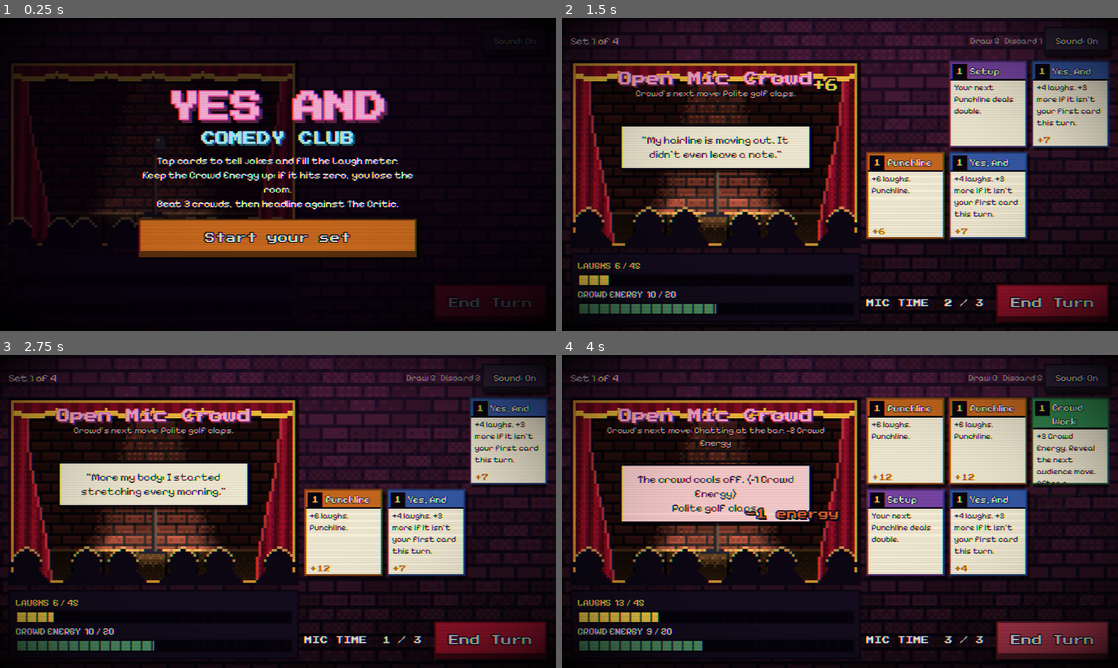
Above: before the commit, frames 1-4 (two rows, left to right).
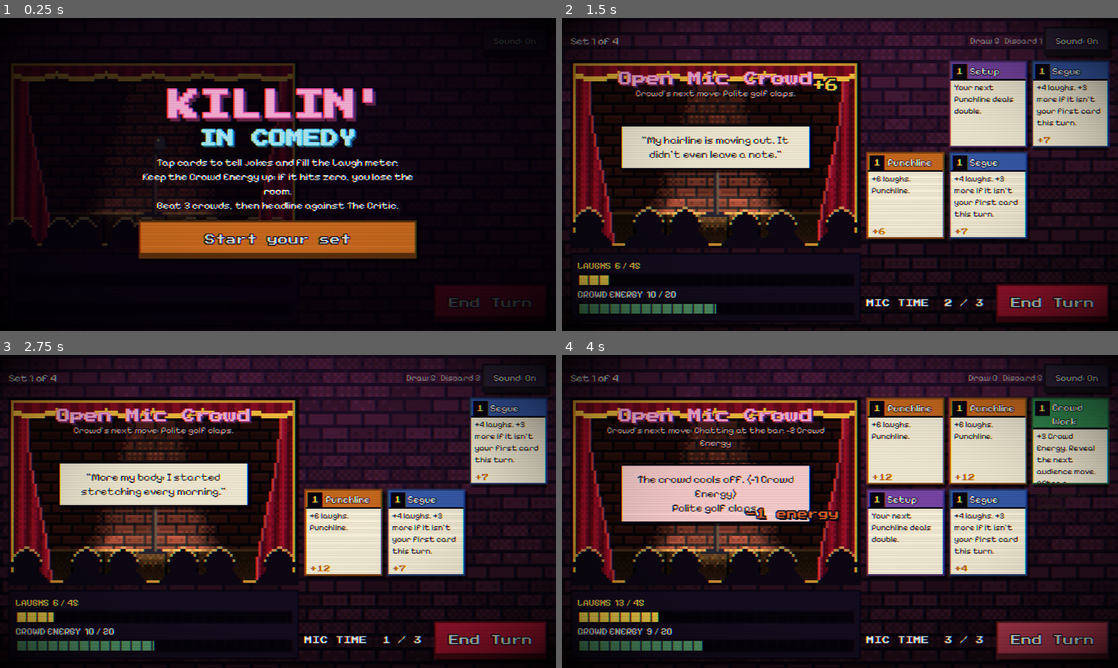
Above: after the commit, the same moments.

Repository: humble-house-studios/killin-in-comedy
Game: Godot game, scene res://scenes/main.tscn
The game is run twice, just before and just after one commit, with the same random seed, the same clock (stepped at 60 frames per second) and the same inputs.
Inputs (mouse positions are in pixels of both pictures, inside the frame that each line leads up to):
- Up to frame 1 (0.25 s): no input
- Up to frame 2 (1.5 s): click "Start your set" at 0.5 s; click (906, 105) at 1.27 s
- Up to frame 3 (2.75 s): click (428, 442) at 2.02 s
- Up to frame 4 (4 s): click (1067, 442) at 2.77 s; click "End Turn" at 3.5 s

The runs differ from the first frame. In frame 1, 8.7% of the frame differs, in the area x 24-75%, y 22-77%; in frame 2, 0.3%; in frame 3, 0.3%; in frame 4, 0.1%.

Commit message:
Rename to Killin' in Comedy; swap improv cards for stand-up (Segue, Check the Set List)

Diff:
--- a/data/cards/heighten.tres
+++ b/data/cards/segue.tres
@@ -1,19 +1,19 @@
 [gd_resource type="Resource" script_class="CardData" load_steps=2 format=3]
 
-[ext_resource type="Script" path="res://engine/card_data.gd" id="1_nb46r"]
+[ext_resource type="Script" path="res://engine/card_data.gd" id="1_qti4e"]
 
 [resource]
-script = ExtResource("1_nb46r")
-id = "heighten"
-title = "Heighten"
+script = ExtResource("1_qti4e")
+id = "segue"
+title = "Segue"
 cost = 1
-rules = "+2 laughs for each card played earlier this turn."
-line = "And it gets WORSE."
-laughs = 0
+rules = "+4 laughs. +3 more if it isn't your first card this turn."
+line = "Which reminds me..."
+laughs = 4
 combo_after = 1
-combo_bonus = 0
+combo_bonus = 3
 laughs_per_card_this_set = 0
-laughs_per_card_this_turn = 2
+laughs_per_card_this_turn = 0
 crowd_energy = 0
 mic_gain = 0
 draw = 0
--- a/data/cards/scene_partner.tres
+++ b/data/cards/set_list.tres
@@ -4,11 +4,11 @@
 
 [resource]
 script = ExtResource("1_0ou2i")
-id = "scene_partner"
-title = "Scene Partner"
+id = "set_list"
+title = "Check the Set List"
 cost = 0
 rules = "Draw 2 cards."
-line = "Give me a suggestion!"
+line = "*glances at set list*"
 laughs = 0
 combo_after = 1
 combo_bonus = 0
--- a/data/jokes.gd
+++ b/data/jokes.gd
@@ -395,37 +395,27 @@
 		"Okay, let's go! Nobody move, you're making the exit signs nervous.",
 		"Good evening! Please silence your phones. Or your opinions.",
 	],
-	"yes_and": [
-		"Yes! And the dog is running for mayor now.",
-		"Yes! And that's when the lasagna got involved.",
-		"Yes, and I'd do it again, Your Honor.",
-		"Yes! And somehow it gets weirder.",
-		"Yes, and THEN the mime started talking.",
-		"Yes! And my mom was there. Front row.",
-		"Yes, and that's why I'm banned from the bulk store.",
-		"Yes! And the goat had a lawyer.",
-		"Yes, and the whole time I was in a banana costume.",
-		"Yes! And nobody asked how the horse got upstairs.",
-		"Yes, and that was the GOOD part!",
-		"Yes! And then the pilot said 'hold my coffee.'",
-		"Yes, and I still have the receipt.",
-		"Yes! And then everybody clapped. In a drive-through.",
-		"Yes, and that's how I got a black belt. In karaoke.",
-		"Yes! And that's when the clown got involved.",
-		"Yes, and the sandwich was fully sentient.",
-		"Yes! And I paid for it with a gift card.",
-		"Yes, and the janitor had been right the whole time.",
-		"Yes! And that's the last time I trust a parrot.",
-		"Yes, and somehow there was a goat. Again.",
-		"Yes! And my lawyer said 'don't say that out loud.'",
-		"Yes, and then it started raining soup.",
-		"Yes! And the mayor was there. In a robe.",
-		"Yes, and that's how I joined the circus.",
-		"Yes! And the bartender knew my name. Mostly my last one.",
-		"Yes, and the horse was the designated driver.",
-		"Yes! And nobody questioned the giant spoon.",
-		"Yes, and that's why I owe a man a canoe.",
-		"Yes! And then we all agreed never to speak of it.",
+	"segue": [
+		"Which reminds me...",
+		"Speaking of which—",
+		"And that's not even the weird part.",
+		"Okay, so get this.",
+		"That's nothing. Wait till you hear this.",
+		"And THEN it gets worse.",
+		"Which brings me to my next point.",
+		"Funny you should laugh, because...",
+		"Now here's the thing.",
+		"And you'd think that's the end of it.",
+		"Hold on, it keeps going.",
+		"Let me paint you a picture.",
+		"So naturally I made it worse.",
+		"And I'm the reasonable one in this story.",
+		"True story, by the way.",
+		"And nobody stopped me. Nobody.",
+		"Here's where I made my mistake.",
+		"Long story short—actually, no, let me make it longer.",
+		"And my mom thought that was a good idea.",
+		"Anyway, that's how I got banned from the bulk store.",
 	],
 	"pause_for_effect": [
 		"...",
@@ -457,15 +447,15 @@
 		"*gulps water like it's a medal*",
 		"Okay. Deep breath. I got this. Maybe.",
 	],
-	"scene_partner": [
-		"Give me a suggestion!",
-		"Somebody shout a location!",
-		"I need a job title! ...Dentist? Great.",
-		"Who wants to be in a scene with me?",
-		"Give me a hobby! ...Taxidermy? Of course.",
-		"Somebody shout a food! ...Lasagna! The people have spoken.",
-		"I need a relationship! ...Grandma? Okay!",
-		"Quick, give me a weird job!",
+	"set_list": [
+		"*glances at set list*",
+		"*checks the notes on my hand*",
+		"Let me see what's next... oh, this one's good.",
+		"*squints at the set list taped to the stool*",
+		"Where was I? Right, right.",
+		"*sips water, checks notes*",
+		"Okay, I wrote something here... ah.",
+		"I had a whole bit here. Hang on.",
 	],
 	"heighten": [
 		"And it gets WORSE.",
@@ -562,15 +552,15 @@
 ## Lines for cards played while a joke is live.
 ## {topic} / {Topic} is what that joke was about, so the whole turn hangs together.
 const TOPIC_LINES := {
-	"yes_and": [
-		"Yes! And {topic} got involved at the worst time.",
-		"Yes, and that's exactly what {topic} would say.",
-		"Yes! And {topic} somehow made it worse.",
-		"Yes, and I blame {topic}.",
-		"Yes! And somehow {topic} got involved.",
-		"Yes, and {topic} had a lawyer.",
-		"Yes! And {topic} never forgave me.",
-		"after|Yes, and {topic} got everybody to clap.",
+	"segue": [
+		"Speaking of {topic}...",
+		"And that's not even the worst thing about {topic}.",
+		"Which reminds me—{topic} again.",
+		"And of course {topic} made it worse.",
+		"Here's the thing about {topic}.",
+		"I blame {topic}. Legally.",
+		"And {topic} never forgave me.",
+		"after|And you'd think I'd learn from {topic}.",
 	],
 	"heighten": [
 		"And then {topic} got involved.",
@@ -644,10 +634,10 @@
 		"*drops mic* And that's on {topic}.",
 		"*drops mic* {Topic}, out.",
 	],
-	"scene_partner": [
-		"Give me a suggestion! ...Okay, but make it about {topic}.",
-		"Somebody shout a location! ...{Topic}? Fine.",
-		"Who wants to play {topic} in this scene?",
+	"set_list": [
+		"*checks set list* More {topic}? Sure.",
+		"*glances at notes* Okay, back to {topic}.",
+		"Did I already do {topic}? ...Whatever, here we go.",
 	],
 	"punchline": [
 		"And that, folks, is the whole problem with {topic}.",
--- a/engine/balance.gd
+++ b/engine/balance.gd
@@ -27,7 +27,7 @@
 ## Card id -> copies in the starting deck.
 const STARTER_DECK := {
 	"punchline": 4,
-	"yes_and": 3,
+	"segue": 3,
 	"setup": 2,
 	"crowd_work": 1,
 }
--- a/engine/patter.gd
+++ b/engine/patter.gd
@@ -14,7 +14,7 @@
 ## Lives for a whole run so later sets get fresh material; no repeats until a
 ## pool runs out.
 
-const NEEDS_A_JOKE := ["yes_and", "heighten", "riff", "act_out", "spit_take", "rule_of_three",
+const NEEDS_A_JOKE := ["segue", "heighten", "riff", "act_out", "spit_take", "rule_of_three",
 	"crowd_favorite", "tag"]
 ## Chance a new Setup/one-liner stays on the current theme. 1: stay on theme
 ## whenever an unused joke of that theme is left.
--- a/project.godot
+++ b/project.godot
@@ -1,4 +1,4 @@
-; Yes And - roguelike deckbuilder about being a comedian.
+; Killin' in Comedy - stand-up comedy roguelike deckbuilder.
 ; Scaling rule: 720x1280 base, canvas_items + expand. Phones lock to portrait,
 ; desktop (Steam) opens a 1280x720 window, and the UI switches layout by screen shape.
 
@@ -6,7 +6,7 @@
 
 [application]
 
-config/name="Yes And"
+config/name="Killin' in Comedy"
 run/main_scene="res://scenes/main.tscn"
 config/features=PackedStringArray("4.3", "GL Compatibility")
 
--- a/scenes/main.gd
+++ b/scenes/main.gd
@@ -313,10 +313,10 @@
 
 func _show_title() -> void:
 	_open_overlay()
-	var sign := _neon("YES AND", 72, COLOR_NEON)
+	var sign := _neon("KILLIN'", 72, COLOR_NEON)
 	_overlay_box.add_child(sign)
 	_flicker(sign)
-	_overlay_box.add_child(_neon("COMEDY CLUB", 32, COLOR_NEON_BLUE))
+	_overlay_box.add_child(_neon("IN COMEDY", 40, COLOR_NEON_BLUE))
 	var how := _label("Tap cards to tell jokes and fill the Laugh meter.\n" +
 		"Keep the Crowd Energy up: if it hits zero, you lose the room.\n" +
 		"Beat 3 crowds, then headline against The Critic.", 24)
--- a/tests/test_battle.gd
+++ b/tests/test_battle.gd
@@ -64,8 +64,8 @@
 	assert_eq(b.laughs, 18)
 
 
-func test_yes_and_bonus_needs_an_earlier_card() -> void:
-	var b := _battle_with_hand(["yes_and", "yes_and"])
+func test_segue_bonus_needs_an_earlier_card() -> void:
+	var b := _battle_with_hand(["segue", "segue"])
 	b.play_card(0)
 	assert_eq(b.laughs, 4)
 	b.play_card(0)
@@ -189,7 +189,7 @@
 
 
 func test_draw_cards_and_second_wind() -> void:
-	var b := _battle_with_hand(["scene_partner", "second_wind"])
+	var b := _battle_with_hand(["set_list", "second_wind"])
 	var pile_before := b.draw_pile.size()
 	b.play_card(0)
 	assert_eq(b.hand.size(), 3)
@@ -217,7 +217,7 @@
 
 
 func test_tag_without_a_punchline_before_it_is_not_linked() -> void:
-	var b := _battle_with_hand(["yes_and", "tag"])
+	var b := _battle_with_hand(["segue", "tag"])
 	b.play_card(0)
 	assert_false(b.is_linked(b.hand[0]))
 	b.play_card(0)
@@ -225,7 +225,7 @@
 
 
 func test_link_only_counts_the_card_just_before() -> void:
-	var b := _battle_with_hand(["punchline", "yes_and", "tag"])
+	var b := _battle_with_hand(["punchline", "segue", "tag"])
 	b.play_card(0)
 	b.play_card(0)
 	assert_false(b.is_linked(b.hand[0]))
--- a/tests/test_combos.gd
+++ b/tests/test_combos.gd
@@ -16,8 +16,8 @@
 func before_all() -> void:
 	_ids = CardLibrary.cards().keys()
 	# One card per kind of behaviour, for deeper exhaustive runs.
-	_reps = ["setup", "punchline", "tag", "big_finish", "callback", "yes_and", "heighten",
-		"crowd_work", "read_the_room", "hype_man", "pause_for_effect", "scene_partner", "spit_take"]
+	_reps = ["setup", "punchline", "tag", "big_finish", "callback", "segue", "heighten",
+		"crowd_work", "read_the_room", "hype_man", "pause_for_effect", "set_list", "spit_take"]
 
 
 func _joke_ending(line: String, key: String) -> Dictionary:
@@ -195,7 +195,7 @@
 
 func test_every_five_card_order_of_each_kind_that_matters() -> void:
 	# Setups, punchlines and the cards that care about them, in every order.
-	var kinds := ["setup", "punchline", "callback", "yes_and", "tag", "crowd_work"]
+	var kinds := ["setup", "punchline", "callback", "segue", "tag", "crowd_work"]
 	var bad: Array = []
 	for a in kinds:
 		for b in kinds:
--- a/tests/test_library.gd
+++ b/tests/test_library.gd
@@ -9,7 +9,7 @@
 	for c in deck:
 		assert_not_null(c)
 		counts[c.id] = counts.get(c.id, 0) + 1
-	assert_eq(counts, {"punchline": 4, "yes_and": 3, "setup": 2, "crowd_work": 1})
+	assert_eq(counts, {"punchline": 4, "segue": 3, "setup": 2, "crowd_work": 1})
 
 
 func test_every_card_is_complete() -> void:
--- a/tests/test_patter.gd
+++ b/tests/test_patter.gd
@@ -125,5 +125,5 @@
 	var p := Patter.new(8)
 	var line := p.line_for(CardLibrary.card("heighten"))
 	assert_true(Jokes.ONE_LINERS.any(func(o): return o.line == line), line)
-	var next := p.line_for(CardLibrary.card("yes_and"))
+	var next := p.line_for(CardLibrary.card("segue"))
 	assert_true(next.to_lower().contains(p._thread.to_lower()), next)
Not shown, changed: CLAUDE.md
Not shown, changed: README.md
